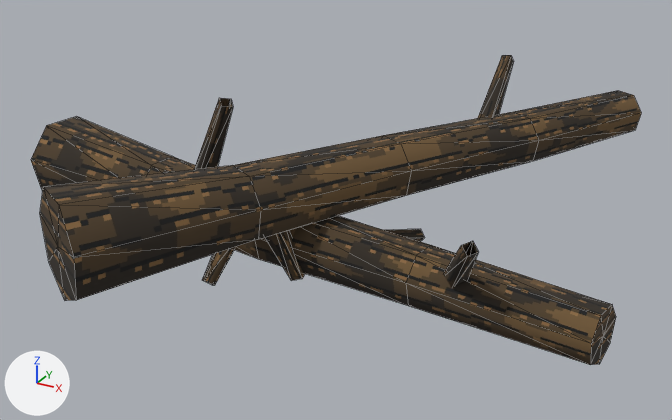
Renders of the glTF model content/worldrpg/packs/daggerfall.art-replacements/media/effects/logs-213-11.glb from each side of a commit.
Before and after are seen from a camera (50 mm lens) standing at (2.24, -3.78, 1.99) and looking at (0.11, 0.09, 0.06). The axes (+X, +Y, +Z) are drawn at lower left. The lights are the same throughout. The older version comes first. Mesh edges are drawn as thin lines. Vertices at exactly the same position are counted once.
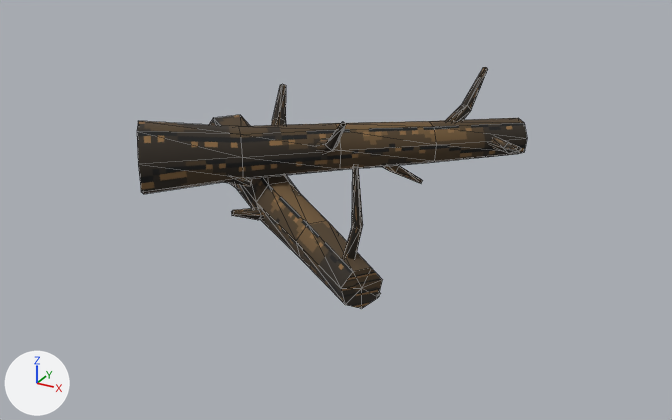
What differs and where, as boxes [x1, y1, x2, y2] in the pictures (672 x 420 px; the box of a moved part takes in the faces that stretch with it):
'Mesh_0', reshaped (36% narrower, 22% shorter): before [31, 55, 641, 365]; after [137, 67, 527, 309]
part 1 of me_mesh_0, moved or reshaped: before [31, 116, 616, 365]; after [209, 115, 382, 309]
part 2 of me_mesh_0, moved or reshaped: before [40, 91, 641, 301]; after [137, 118, 527, 194]
part 3 of me_mesh_0, deleted: before [265, 230, 305, 281]
part 4 of me_mesh_0, deleted (brown): before [202, 249, 234, 285]
part 5 of me_mesh_0, deleted: before [443, 241, 478, 288]
part 6 of me_mesh_0, reshaped: before [194, 55, 514, 242]; after [219, 67, 521, 297]

Diff of the bpy script that builds the scene:
```diff
--- a/content/worldrpg/packs/daggerfall.art-replacements/media/effects/logs-213-11.glb.py
+++ b/content/worldrpg/packs/daggerfall.art-replacements/media/effects/logs-213-11.glb.py
@@ me_mesh_0 @@
 # used by ob_mesh_0; location = (0.0, 0.0, 0.0)
-me_mesh_0.from_pydata(...)  # 122 vertices, 188 faces; spans x -1.7..1.65, y -1.45..1.66, z -0.23..0.72
+me_mesh_0.from_pydata(...)  # 206 vertices, 316 faces; spans x -0.95..1.0, y -0.8..0.81, z -0.21..0.71
+# me_mesh_0 part 1: the loose piece of 37 vertices spanning x -1.7..1.65, y -0.62..0.24, z -0.19..0.29 is multiplied about its middle by the matrix ((0.52, 0.394, 0.0), (-0.274, 0.632, 0.0), (0.0, 0.0, 0.75)), then moved by (-0.03, 0.11, 0.08)
+# me_mesh_0 part 2: the loose piece of 37 vertices spanning x -0.62..1.3, y -1.45..1.66, z 0.08..0.56 is multiplied about its middle by the matrix ((0.628, 0.176, 0.0), (-0.339, 0.601, 0.0), (0.0, 0.0, 0.75)), then moved by (-0.29, 0.02, 0.06)
+# me_mesh_0 part 3: the loose piece of 8 vertices spanning x 0.0..0.23, y -0.58..-0.4, z -0.08..0.36 is deleted
+# me_mesh_0 part 4: the loose piece of 8 vertices spanning x -0.35..-0.2, y -0.51..-0.18, z -0.23..0.11 is deleted
+# me_mesh_0 part 5: the loose piece of 8 vertices spanning x 0.89..1.17, y -0.74..-0.35, z 0.02..0.45 is deleted
+# me_mesh_0 part 6
+# 24 vertices are removed from x -0.66..0.72, y -0.34..1.1, z -0.12..0.72
+# 24 faces are deleted
+# 132 vertices are added at x -0.65..1.0, y -0.71..0.81, z -0.21..0.71
+# 176 new faces join them
 me_mesh_0.materials.append(mat_bark)
```
